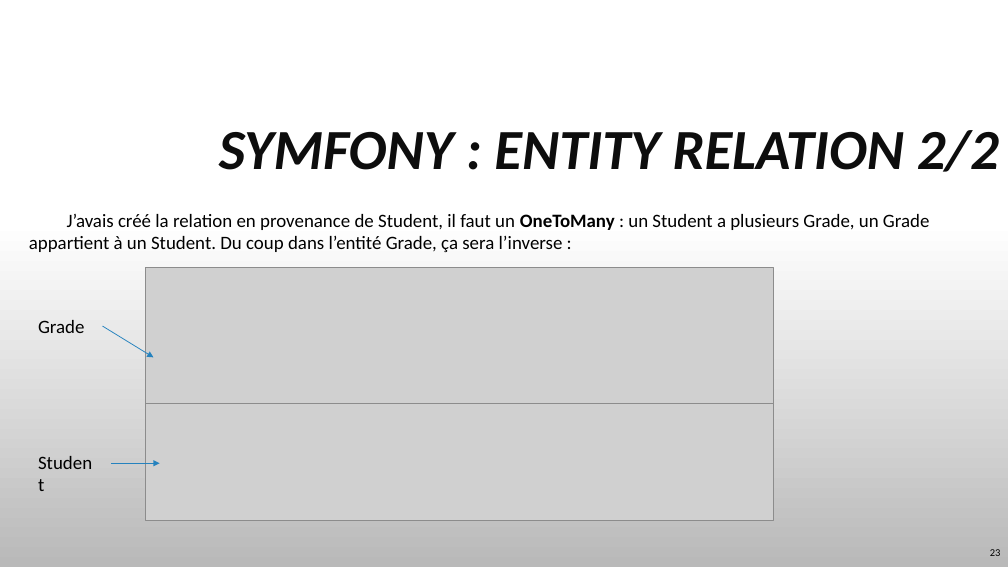
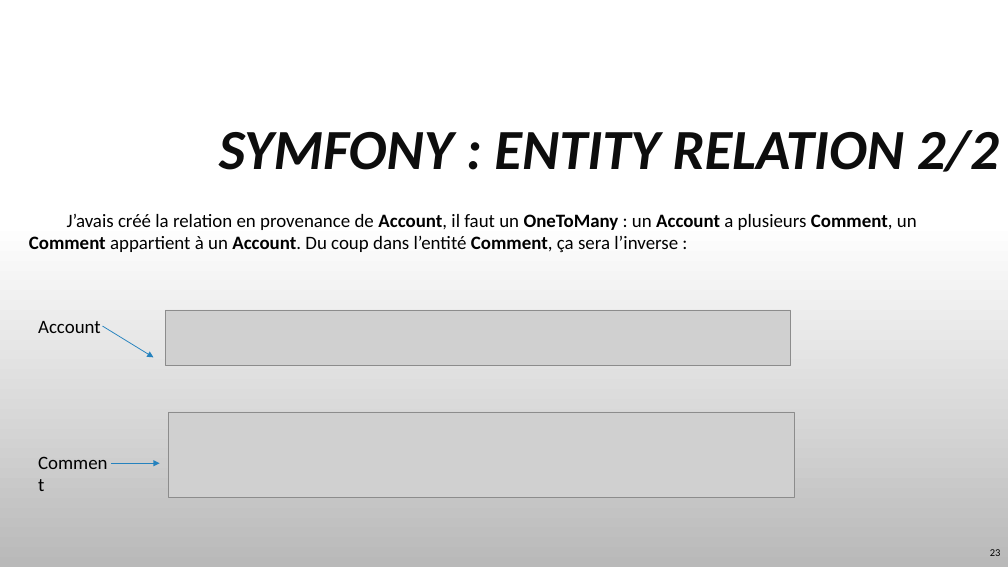
Before and after one commit to TyTy-cf/cours, a slide deck: slide 23 of Symfony/Symfony-Bases.pptx. Drawn at 1008x567 pixels with LibreOffice and Linux fonts; fonts in the diff are those of the drawing; grey boxes stand for pictures; background and template pictures are left out. Boxes give left, top, right and bottom in pixels: in the first picture for what was removed or moved away, otherwise in the second. Text is boxed around its words. In the diff, an @@ line names an element or a change of style, - is before the commit and + after.

```diff
--- a/Symfony/Symfony-Bases.pptx
+++ b/Symfony/Symfony-Bases.pptx
@@ text at (29, 214, 447, 249): text changed @@
-Grade
-Student
+Account
+Comment
@@ text at (67, 214, 917, 252): text changed @@
-J’avais créé la relation en provenance de Student, il faut un OneToMany : un Student a plusieurs Grade, un Grade appartient à un Student. Du coup dans l’entité Grade, ça sera l’inverse :
+J’avais créé la relation en provenance de Account, il faut un OneToMany : un Account a plusieurs Comment, un Comment appartient à un Account. Du coup dans l’entité Comment, ça sera l’inverse :
@@ picture removed at (146, 268, 774, 404) @@
@@ picture added at (166, 310, 791, 365) @@
@@ picture: place and size @@
-picture at (146, 403, 774, 520)
+picture at (169, 412, 794, 498)
```
Also in this commit, not shown: 13 other slides changed, 10 slides added, 2 other files.
